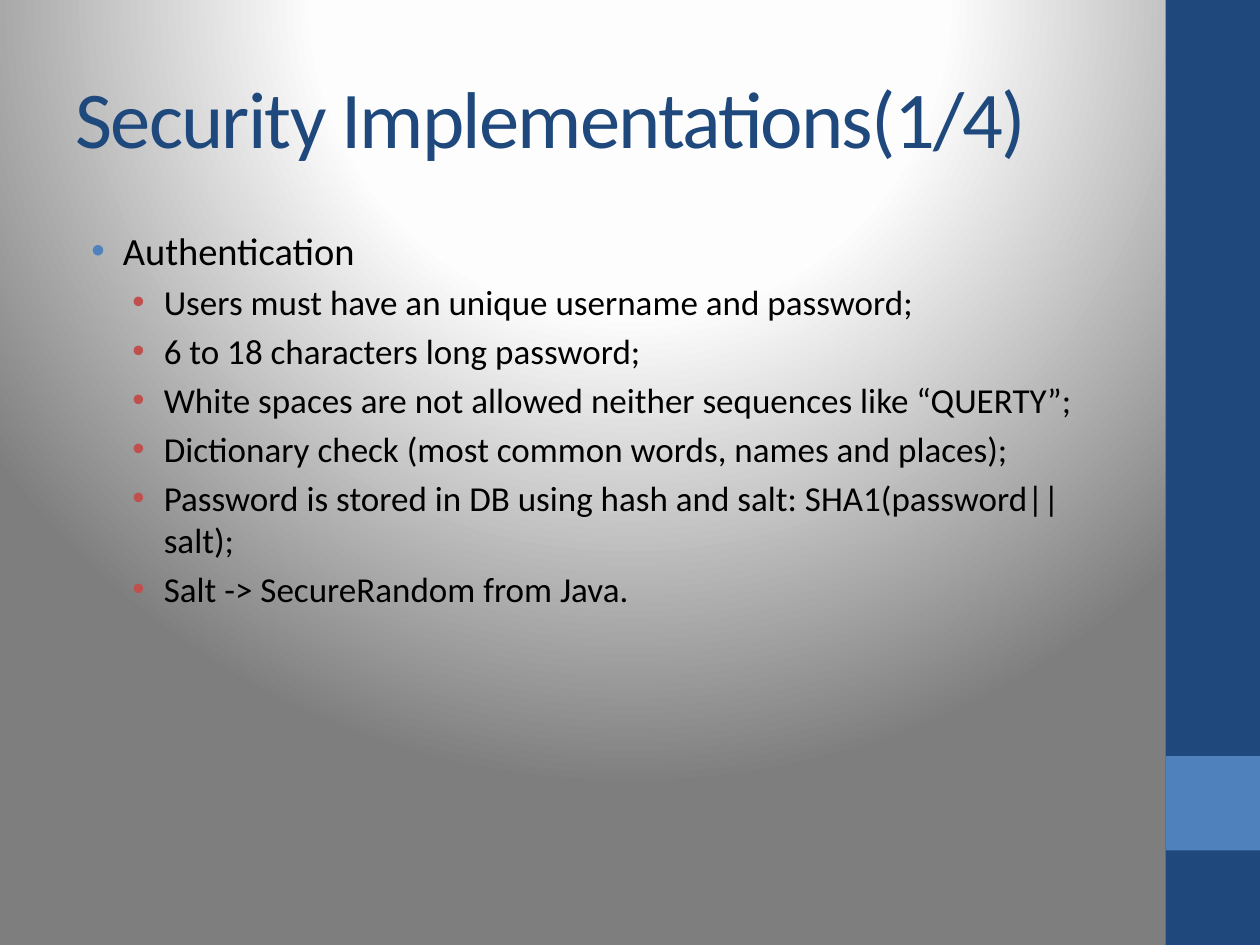
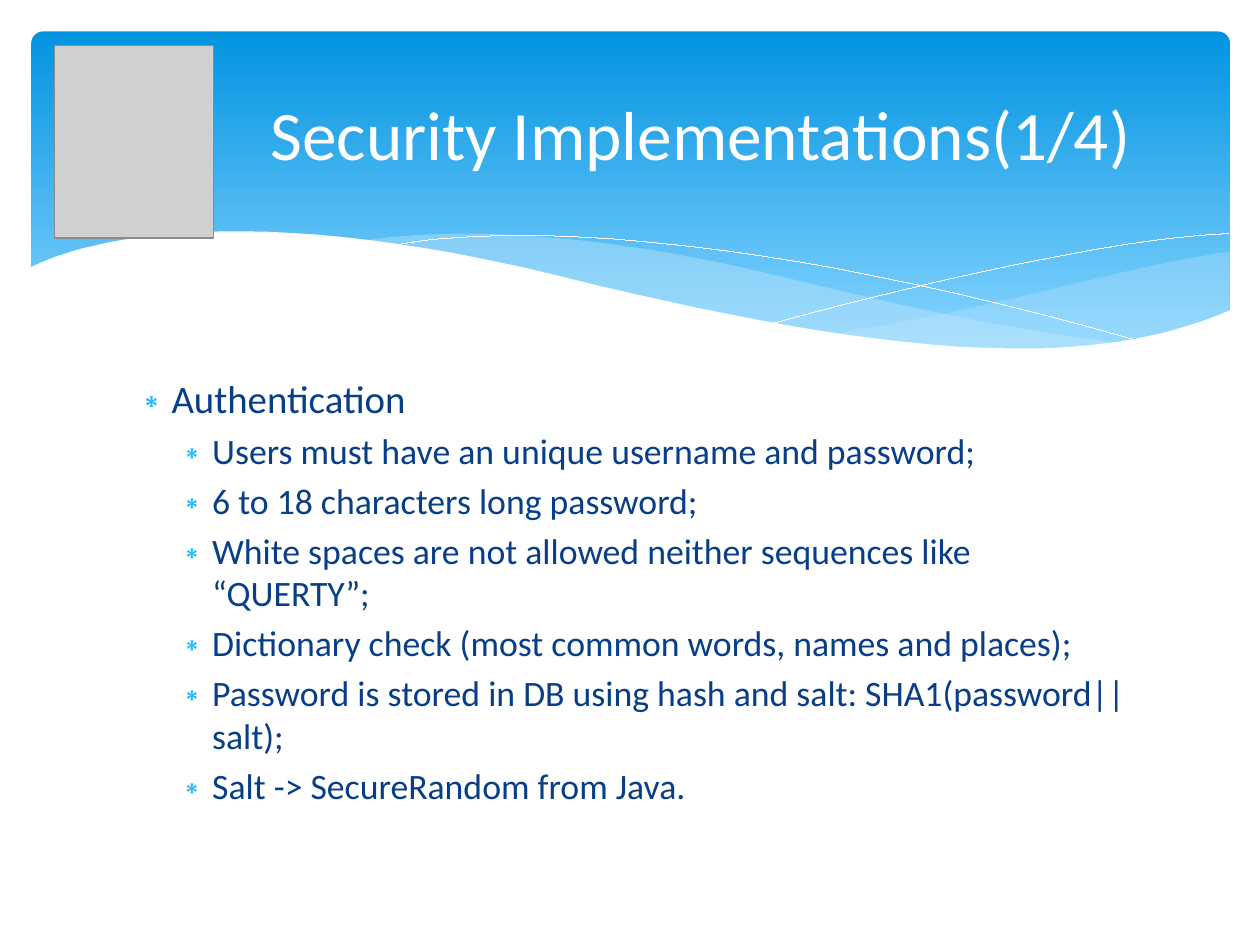
Before and after one commit to AfonsoFGarcia/med-db, a slide deck: slide 4 of Apresentacao/SIRS-A-28.pptx. Drawn at 1260x945 pixels with LibreOffice and Linux fonts; fonts in the diff are those of the drawing; grey boxes stand for pictures. Boxes give left, top, right and bottom in pixels: in the first picture for what was removed or moved away, otherwise in the second. Text is boxed around its words. In the diff, an @@ line names an element or a change of style, - is before the commit and + after.

```diff
--- a/Apresentacao/SIRS-A-28.pptx
+++ b/Apresentacao/SIRS-A-28.pptx
@@ background gradient #FFFFFF to #FEFEFE to #7F7F7F to #FFFFFF @@
@@ rectangle removed at bbox=[1166, 0, 1260, 945] @@
@@ rounded rectangle added at bbox=[32, 32, 1230, 372], fill gradient #0293E0 to #83D3FE @@
@@ picture added at bbox=[54, 45, 213, 238] @@
@@ title "Security Implementations(1/4)": place and size @@
-title "Security Implementations(1/4)" at bbox=[76, 81, 1026, 161]
+title "Security Implementations(1/4)" at bbox=[271, 109, 1130, 172]
@@ title "Security Implementations(1/4)" at bbox=[271, 109, 1130, 172]: size 46 to 39.6 pt, text colour #1F497D to #FFFFFF, letter spacing -1 to 0 pt; alignment left to centre @@
@@ group added at bbox=[29, 232, 1231, 415]: 5 freeform shapes @@
@@ text "Authentication": place and size @@
-text "Authentication" at bbox=[123, 238, 1071, 603]
+text "Authentication" at bbox=[172, 386, 1124, 800]
@@ text "Authentication" at bbox=[172, 386, 1124, 800]: size 22 to 22.2 pt in "Authentication"; text colour #000000 to #073E87, size 20 to 20.4 pt; bullet • to ∗; bullet colour #4F81BD to #31B6FD; bullet colour #C0504D to #31B6FD @@
@@ rectangle removed at bbox=[1166, 756, 1260, 850] @@
```
Also in this commit, not shown: 7 other slides changed.
